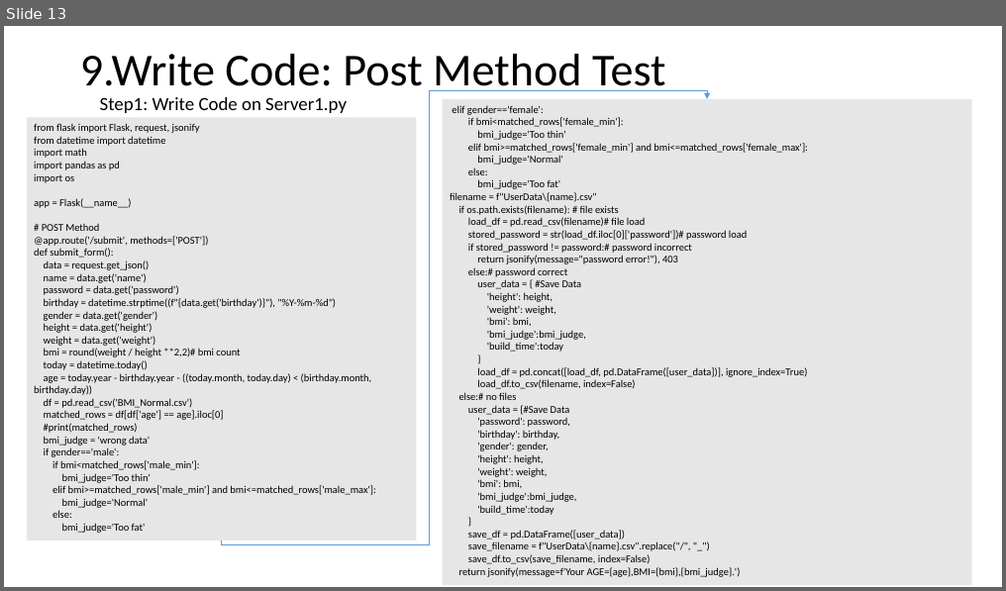
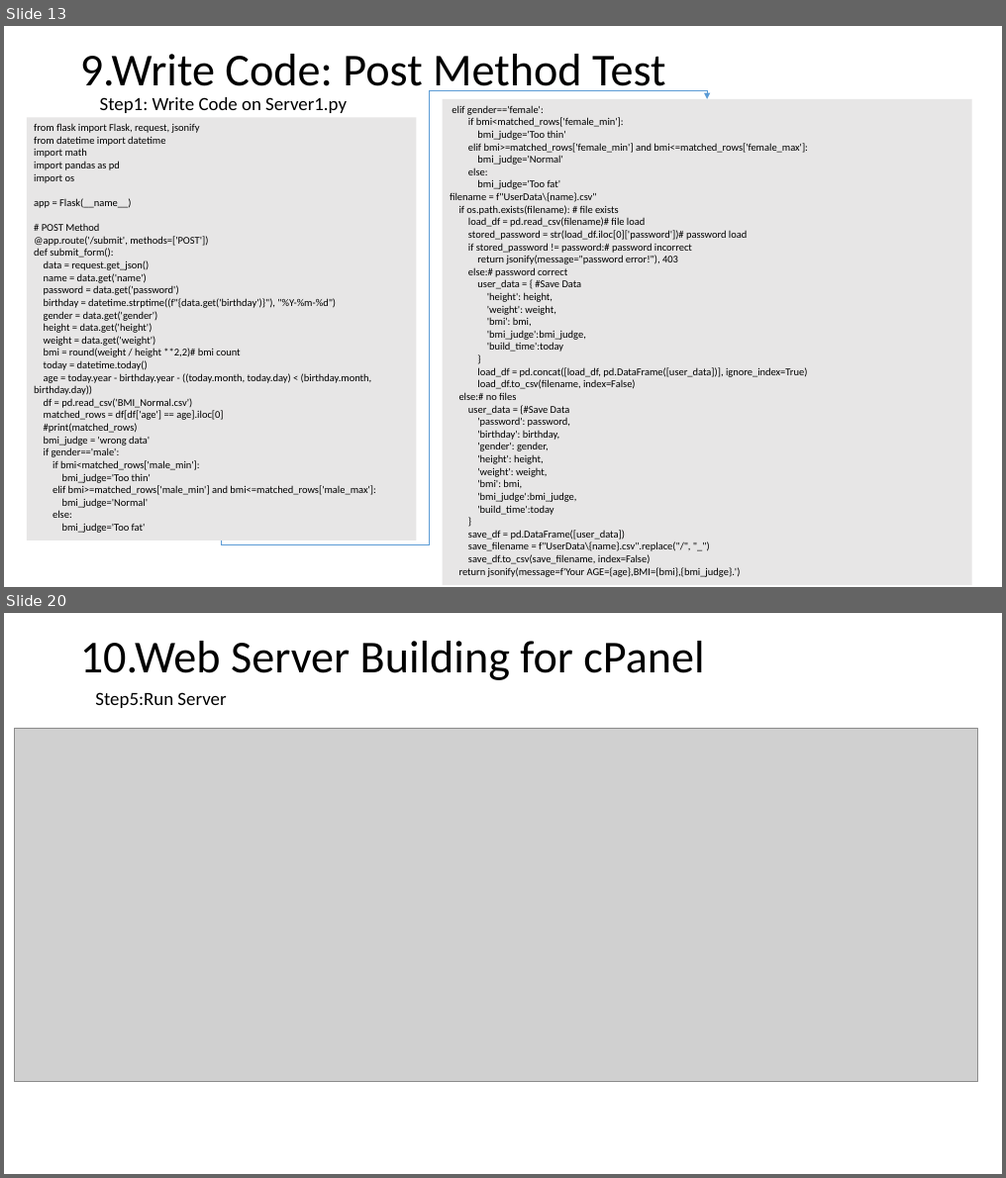
Before and after one commit to Chen-Wi-Ki/FlaskServerTeach, a slide deck: PythonFlask/Teach.pptx. Shown one above the other, each under a label of ours: slide 13 before the commit, slides 13 and 20 after it; the slides between them are not shown. The pictures are 1006x591 and 1006x1178 pixels, drawn with LibreOffice and Linux fonts; fonts in the diff are those of the drawing; grey boxes stand for pictures. Boxes give left, top, right and bottom in pixels: in the first picture for what was removed or moved away, otherwise in the second. Text is boxed around its words. In the diff, an @@ line names an element or a change of style, - is before the commit and + after.

Commit message:
Teach of Web Server Building for cPanel

```diff
--- a/PythonFlask/Teach.pptx
+++ b/PythonFlask/Teach.pptx
@@ slide 20 added at [4, 613, 1002, 1174], background #FFFFFF @@
@@ title added at [80, 641, 704, 680], 44 pt, text #000000 @@
+10.Web Server Building for cPanel
@@ text added at [95, 692, 226, 708], 18 pt, text #000000 @@
+Step5:Run Server
@@ picture added at [15, 728, 978, 1081] @@
```
Also in this commit, not shown: 1 slide changed, 7 other slides added.
